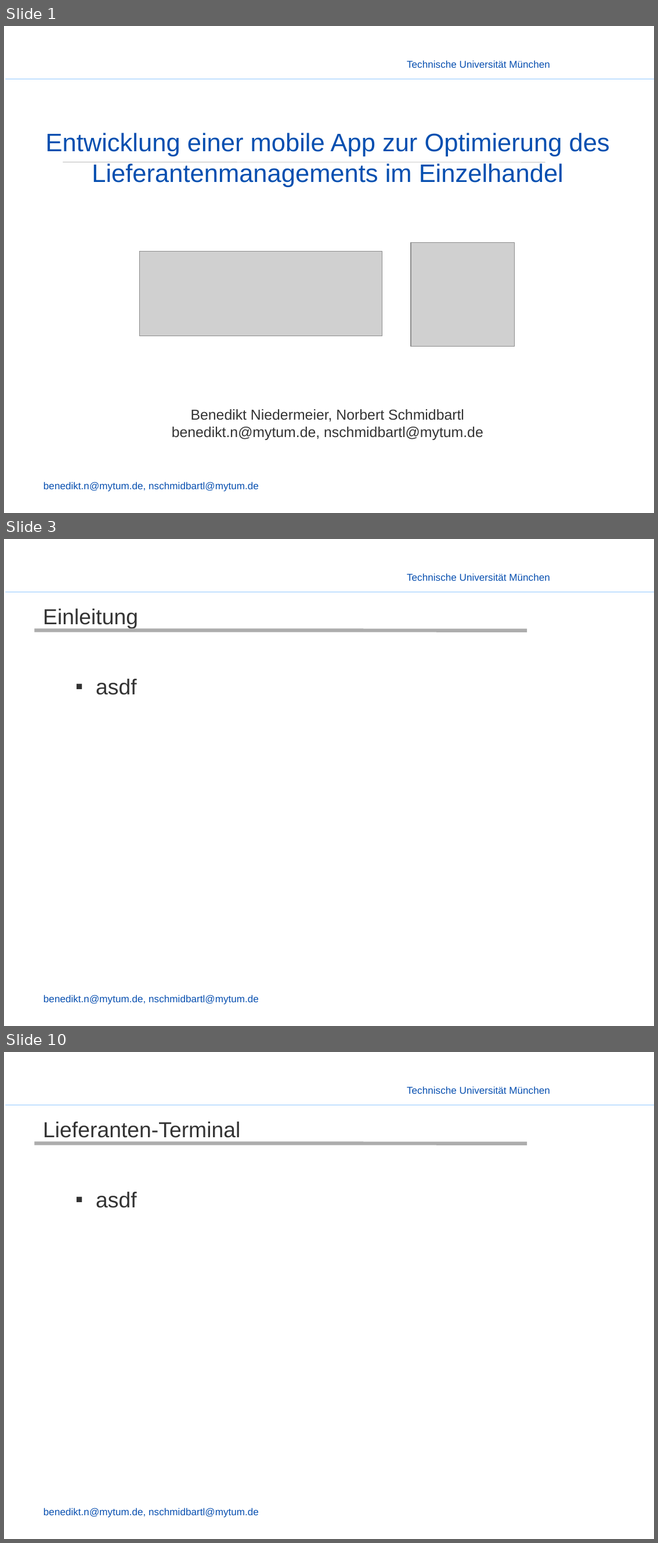
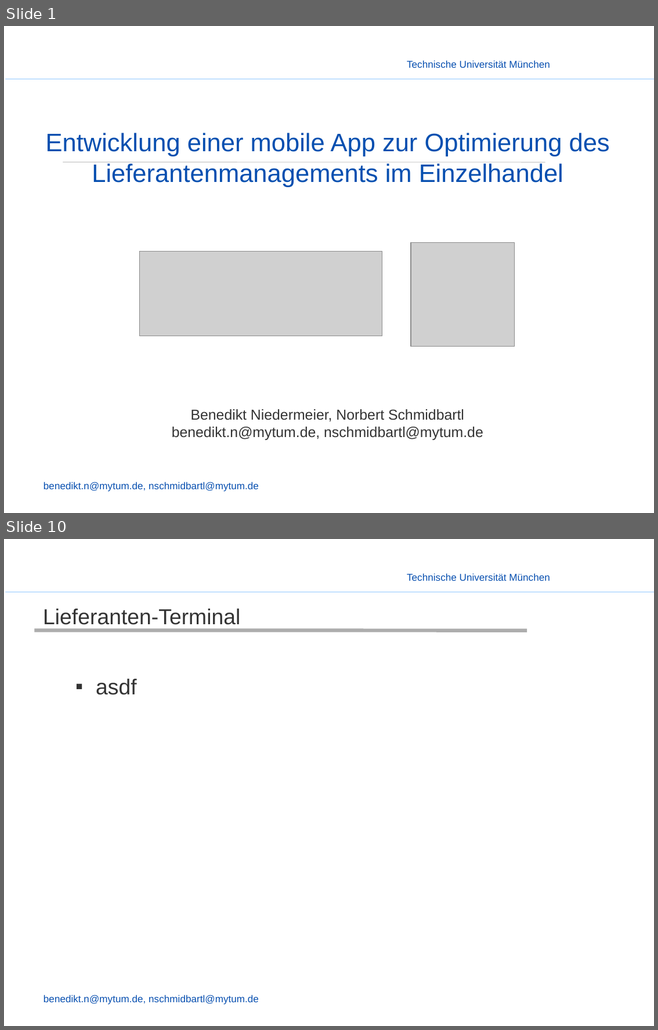
Before and after one commit to enjayes/logistikapp, a slide deck: Präsentation/Presentation - Benjo.pptx. Shown one above the other, each under a label of ours: slides 1, 3 and 10 before the commit, slides 1 and 10 after it; the slides between them are not shown. The pictures are 658x1543 and 658x1030 pixels, drawn with LibreOffice and Linux fonts; fonts in the diff are those of the drawing; grey boxes stand for pictures; background and template pictures are left out. Boxes give left, top, right and bottom in pixels: in the first picture for what was removed or moved away, otherwise in the second. Text is boxed around its words. In the diff, an @@ line names an element or a change of style, - is before the commit and + after.

```diff
--- a/Präsentation/Presentation - Benjo.pptx
+++ b/Präsentation/Presentation - Benjo.pptx
@@ slide 3 removed at box(4, 539, 654, 1026), background picture (left out); not listed: 3 template elements that a slide beside it also shows @@
@@ title removed at box(43, 609, 138, 629) @@
-Einleitung
@@ line removed from (35, 631) to (527, 631) @@
@@ text removed at box(96, 679, 137, 695) @@
-  ▪ asdf
```
Also in this commit, not shown: 1 slide changed, 7 slides added, 6 other slides removed, 1 other file.
